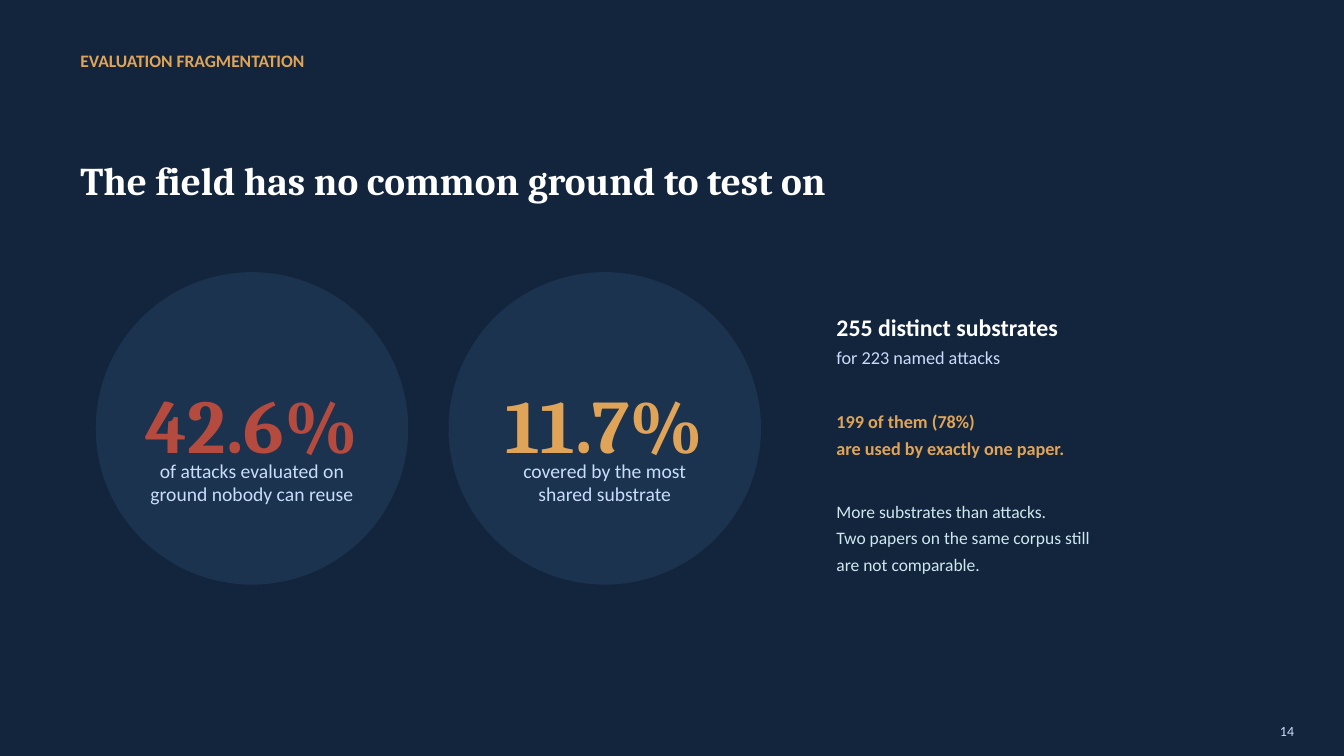
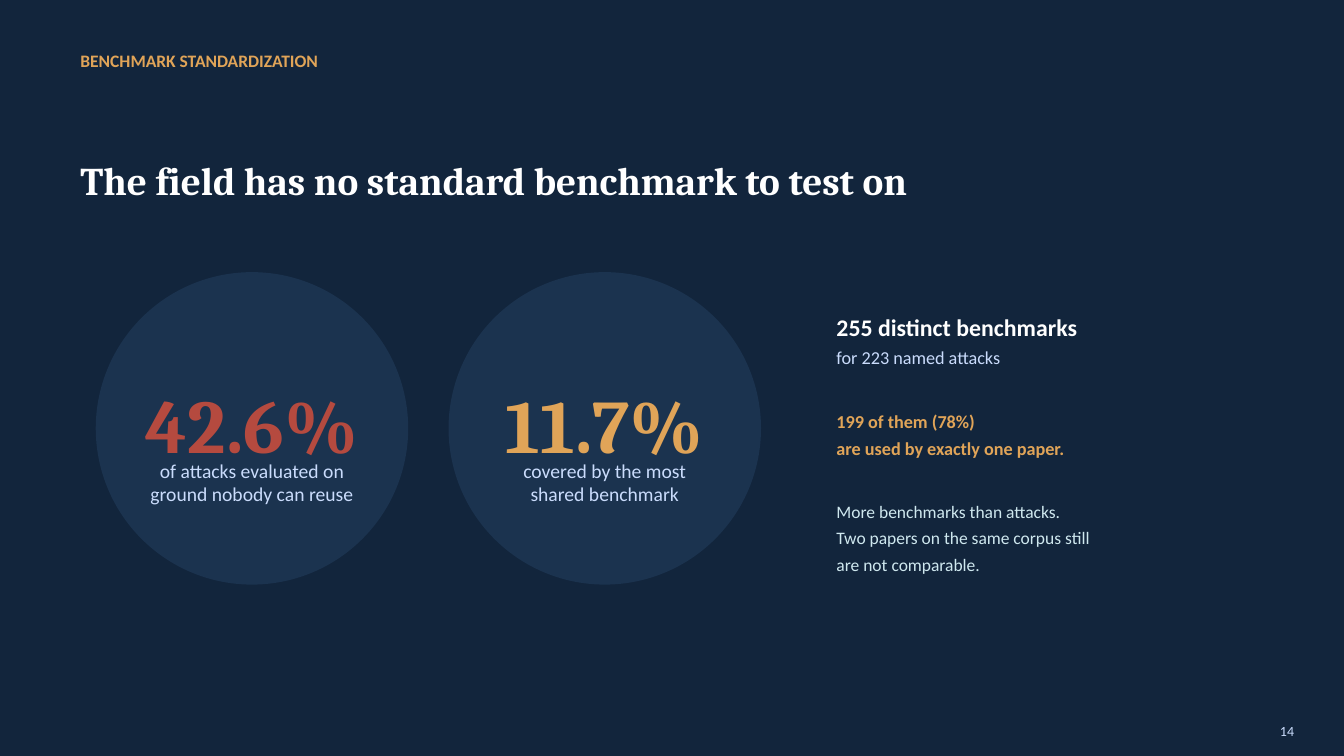
Before and after one commit to Nyamtulla/context_poison, a slide deck: slide 14 of context_sok_results_presentation.pptx. Drawn at 1344x756 pixels with LibreOffice and Linux fonts; fonts in the diff are those of the drawing. Boxes give left, top, right and bottom in pixels: in the first picture for what was removed or moved away, otherwise in the second. Text is boxed around its words. In the diff, an @@ line names an element or a change of style, - is before the commit and + after.

```diff
--- a/context_sok_results_presentation.pptx
+++ b/context_sok_results_presentation.pptx
@@ text at (80, 55, 318, 67): text changed @@
-EVALUATION FRAGMENTATION
+BENCHMARK STANDARDIZATION
@@ text at (80, 167, 907, 196): text changed @@
-The field has no common ground to test on
+The field has no standard benchmark to test on
@@ text at (836, 319, 1077, 336): text changed @@
-255 distinct substrates
+255 distinct benchmarks
@@ text at (531, 487, 679, 501): text changed @@
-shared substrate
+shared benchmark
@@ text at (836, 506, 1060, 518): text changed @@
-More substrates than attacks.
+More benchmarks than attacks.
```
Also in this commit, not shown: 41 other files.
